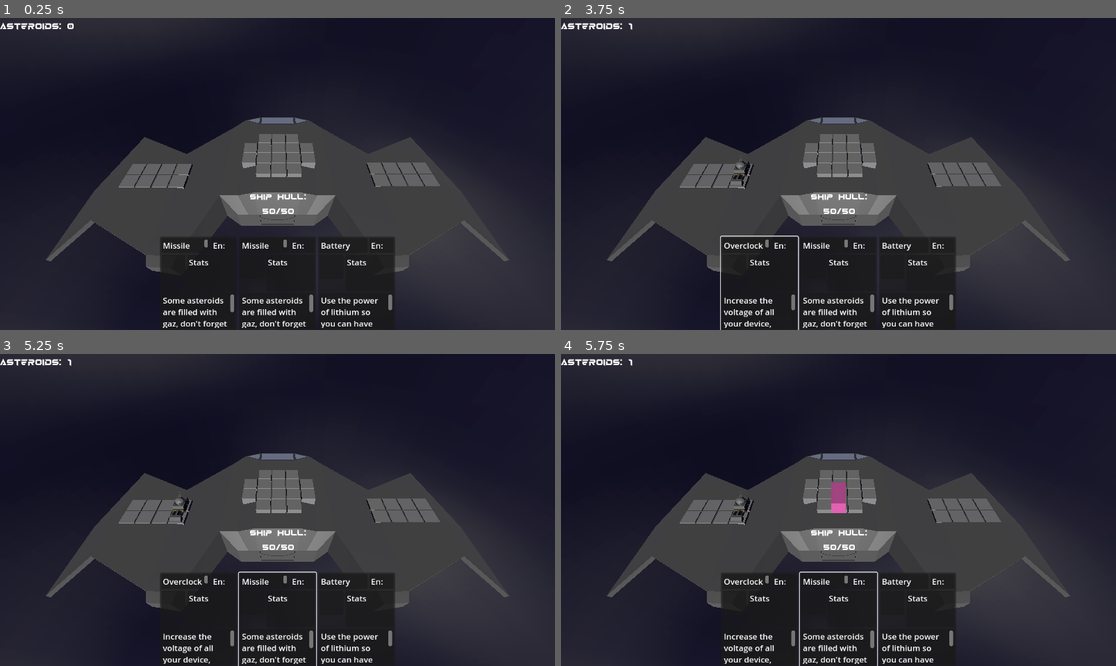
Above: before the commit, frames 1-4 (two rows, left to right).
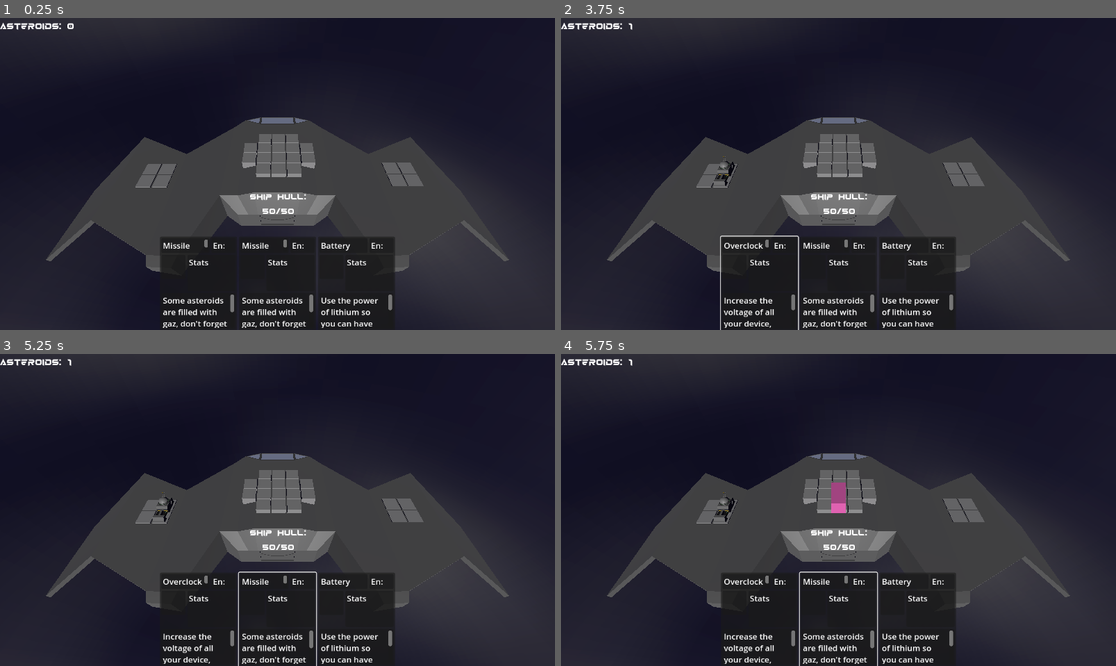
Above: after the commit, the same moments.

Repository: Xwilarg/LudumDare54
Game: Godot game, scene res://Scenes/Main.tscn
Two runs of this game, one before a commit and one after it. Both use one fixed random seed, a clock stepped at 60 frames per second and the inputs below. Video files are missing from this copy of the repository; at most half a second of black plays in their place.
Inputs (mouse positions are in pixels of both pictures, inside the frame that each line leads up to):
- Up to frame 1 (0.25 s): no input
- Up to frame 2 (3.75 s): click (760, 283) at 0.52 s; click (760, 283) at 1.27 s; click (760, 283) at 2.02 s; tap Enter at 2.75 s; move the mouse to (960, 158) at 2.77 s; click (960, 158) at 2.92 s; tap Space at 3.5 s; move the mouse to (727, 189) at 3.52 s; click (727, 189) at 3.67 s
- Up to frame 3 (5.25 s): tap Enter at 4.25 s; move the mouse to (333, 441) at 4.27 s; click (333, 441) at 4.42 s; tap Space at 5 s; move the mouse to (249, 572) at 5.02 s; click (249, 572) at 5.17 s
- Up to frame 4 (5.75 s): no input

The runs differ from the first frame. In frame 1, 0.8% of the frame differs, in the area x 21-80%, y 46-55%; in frame 2, 0.9%, in the area x 21-80%, y 44-55%; in frame 3, 0.9%; in frame 4, 0.9%.

Commit message:
Fix invalid sizes

Diff:
--- a/Cards/MainDeck.json
+++ b/Cards/MainDeck.json
@@ -29,7 +29,7 @@
 	{
 		"name": "antenna",
 		"model": "satelliteDish",
-		"size": "S2",
+		"size": "S1",
 		"effects": {
 			"VID": 1
 		},
--- a/Scenes/Spaceship.tscn
+++ b/Scenes/Spaceship.tscn
@@ -25,14 +25,14 @@
 [node name="Grid2" type="Node3D" parent="."]
 transform = Transform3D(1, 0, 0, 0, 1, 0, 0, 0, 1, 8.885, -0.432794, -2.52845)
 script = ExtResource("3_n7wdy")
-raw_shape = "XXXX
-XXXX"
+raw_shape = "XX
+XX"
 
 [node name="Grid3" type="Node3D" parent="."]
 transform = Transform3D(1, 0, 0, 0, 1, 0, 0, 0, 1, -8.17884, -0.432588, -2.44687)
 script = ExtResource("3_n7wdy")
-raw_shape = "XXXX
-XXXX"
+raw_shape = "XX
+XX"
 
 [node name="GridManager" parent="." node_paths=PackedStringArray("grid_ref") instance=ExtResource("4_e4d1o")]
 transform = Transform3D(1, 0, 0, 0, 1, 0, 0, 0, 1, 0, 0, 0)
